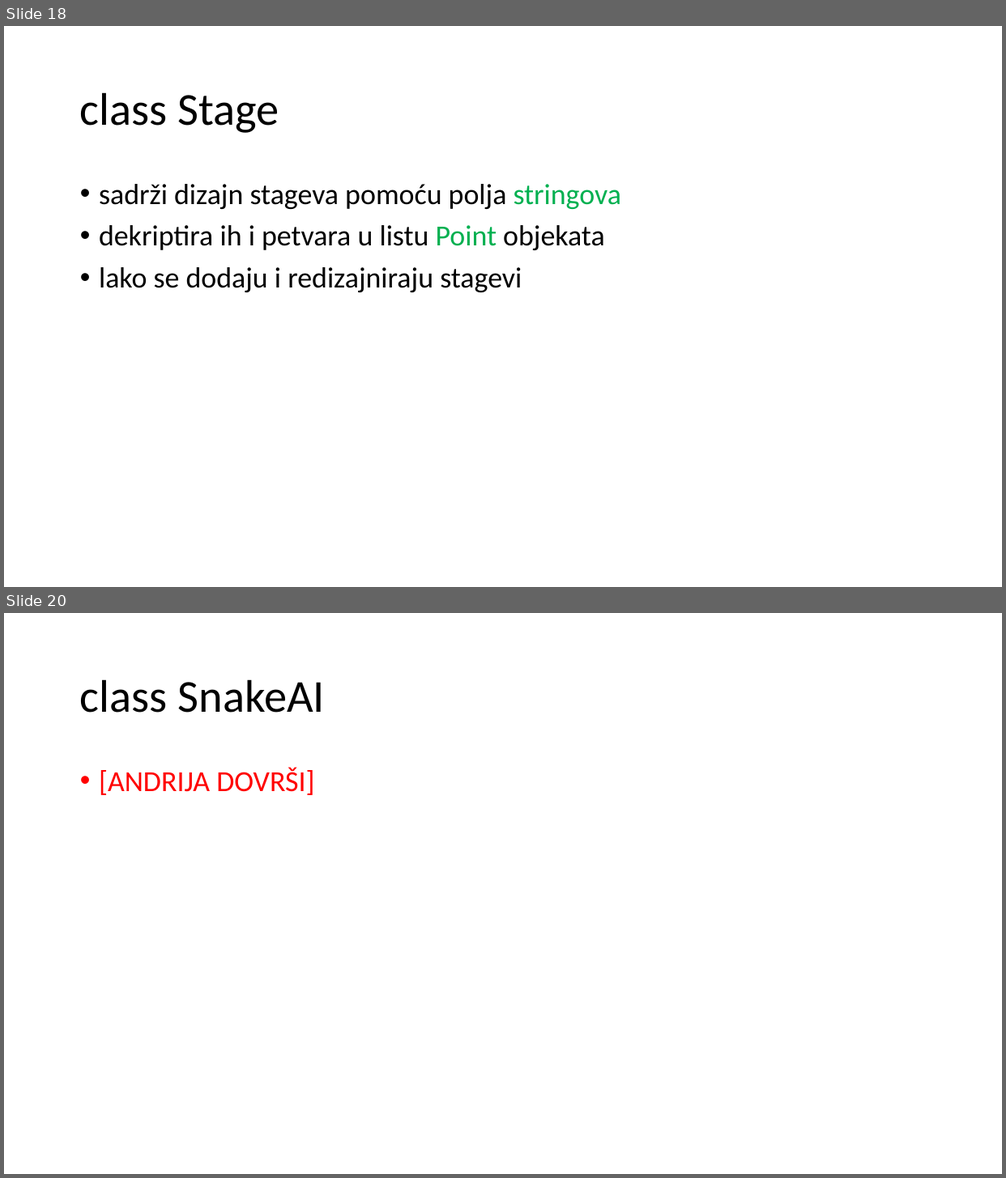
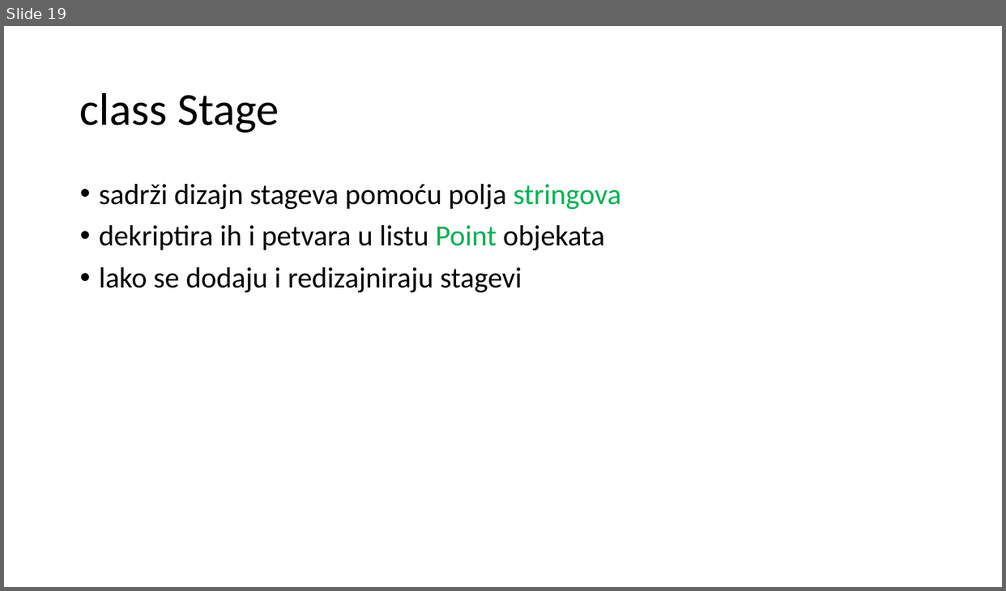
Before and after one commit to mihapetr/Zmija, a slide deck: docs/Zmijica.pptx. Shown one above the other, each under a label of ours: slides 18 and 20 before the commit, slide 19 after it; the slides between them are not shown. The pictures are 1006x1178 and 1006x591 pixels, drawn with LibreOffice and Linux fonts; fonts in the diff are those of the drawing. Boxes give left, top, right and bottom in pixels: in the first picture for what was removed or moved away, otherwise in the second. Text is boxed around its words. In the diff, an @@ line names an element or a change of style, - is before the commit and + after.

```diff
--- a/docs/Zmijica.pptx
+++ b/docs/Zmijica.pptx
@@ slide 20 removed at box(4, 613, 1002, 1174), background #FFFFFF @@
@@ title removed at box(80, 679, 325, 713) @@
-class SnakeAI
@@ text removed at box(99, 767, 314, 795) @@
-• [ANDRIJA DOVRŠI]
@@ what was slide 18 is now slide 19 @@
```
Also in this commit, not shown: 5 slides changed, 3 slides added, 1 other file.
